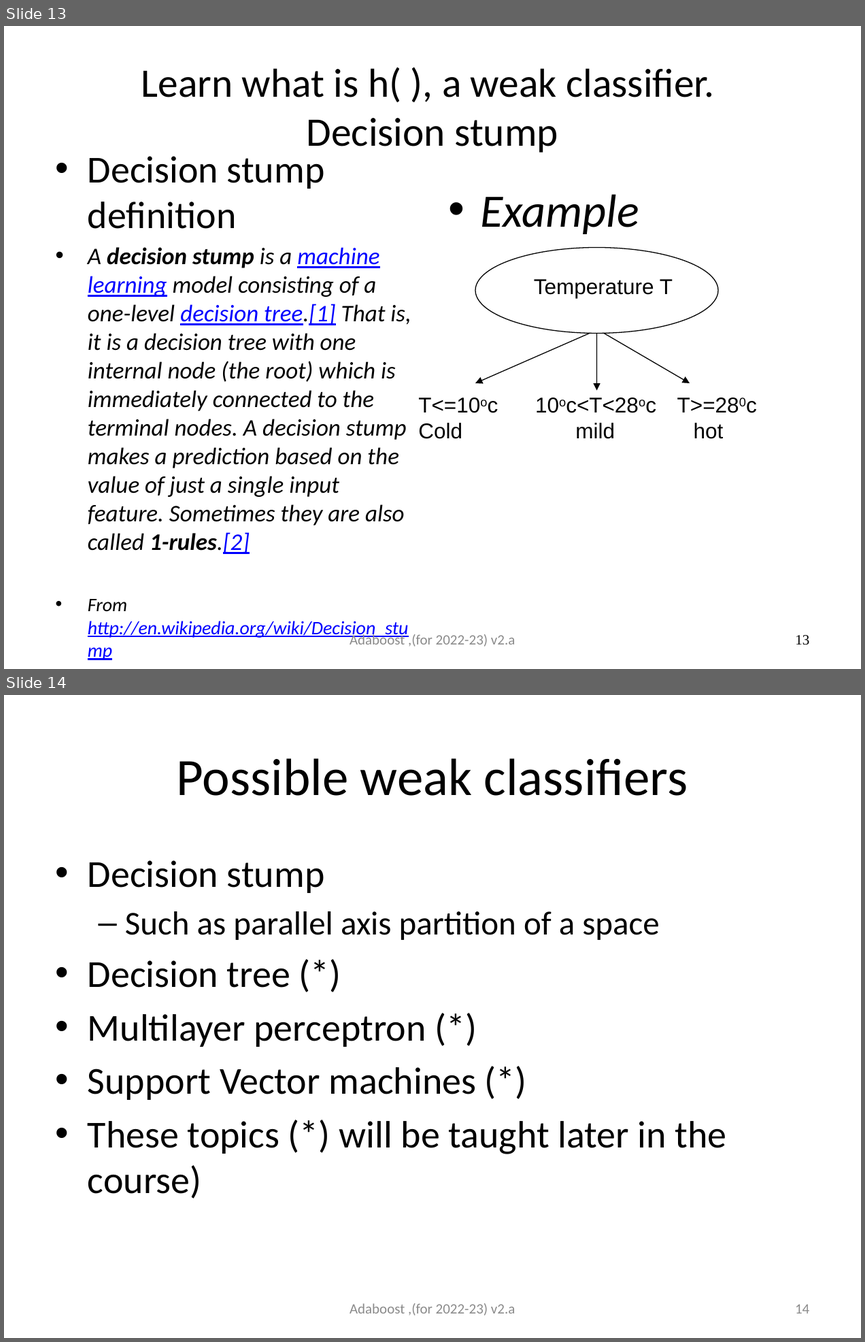
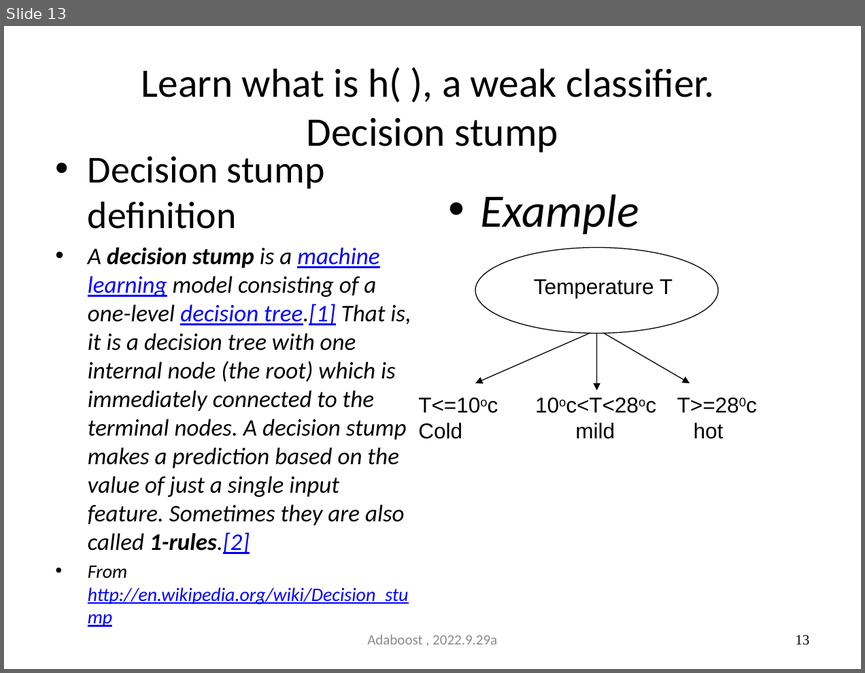
Before and after one commit to JoseHung/Speech-Recognition, a slide deck: slides/5707_06_adaboost.pptx. Shown one above the other, each under a label of ours: slides 13 and 14 before the commit, slide 13 after it. The pictures are 865x1342 and 865x673 pixels, drawn with LibreOffice and Linux fonts; fonts in the diff are those of the drawing. Boxes give left, top, right and bottom in pixels: in the first picture for what was removed or moved away, otherwise in the second. Text is boxed around its words. In the diff, an @@ line names an element or a change of style, - is before the commit and + after.

```diff
--- a/slides/5707_06_adaboost.pptx
+++ b/slides/5707_06_adaboost.pptx
@@ slide 14 removed at [4,695,861,1338], background #FFFFFF @@
@@ title removed at [176,758,687,796] @@
-Possible weak classifiers
@@ text removed at [88,860,727,1198] @@
-• Decision stump
-  – Such as parallel axis partition of a space
-• Decision tree (*)
-• Multilayer perceptron (*)
-• Support Vector machines (*)
-• These topics (*) will be taught later in the course)
@@ text removed at [349,1303,515,1315] @@
-Adaboost ,(for 2022-23) v2.a
@@ page number removed at [795,1304,809,1313] @@
-14
@@ slide 13 changed as well @@
@@ text "Decision stump definition" rewrapped from [88,156,411,638] to [88,156,411,604] @@
@@ text at [367,634,497,644]: text changed @@
-Adaboost ,(for 2022-23) v2.a
+Adaboost , 2022.9.29a
```
Also in this commit, not shown: 80 other slides changed, 9 slides added, 1 other slide removed, 1 other file.
